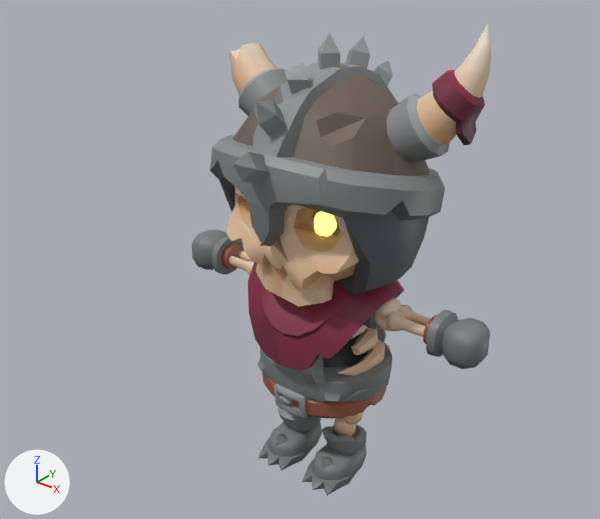
One commit to the glTF model public/models/chars/enemies/skeleton_warrior.glb: the scene before it, then after it.
The view is the same before and after, from a 50 mm lens placed at (2.42, -3.25, 3.26), pointed at (0.0, -0.22, 1.38). Every picture has the same lights, and +X, +Y and +Z are marked at lower left. The picture after the commit comes second. Where no turn or scale is listed for an object, it has been applied to the vertices.

In view in the first picture: 'Skeleton_Warrior_ArmLeft', 'Skeleton_Warrior_ArmRight', 'Skeleton_Warrior_Body', 'Skeleton_Warrior_Cloak', 'Skeleton_Warrior_Eyes', 'Skeleton_Warrior_Head', 'Skeleton_Warrior_Helmet', 'Skeleton_Warrior_Jaw', 'Skeleton_Warrior_LegLeft', 'Skeleton_Warrior_LegRight'.
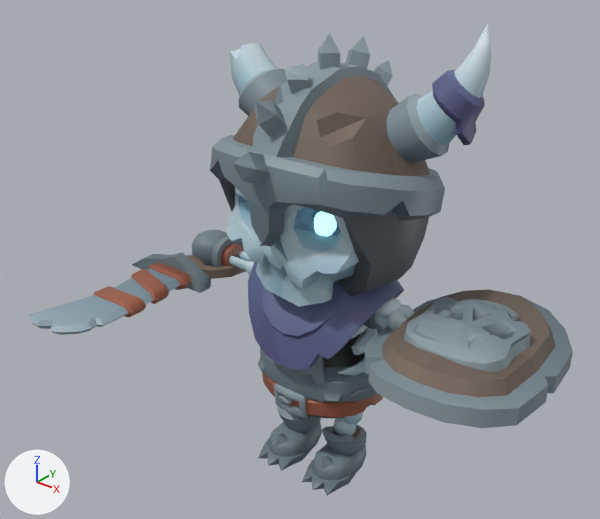
Location of each change, [x1, y1, x2, y2] in pixels of the pictures (600 x 519 px):
'Skeleton_Warrior_Helmet', surface changed: [230, 24, 491, 296] in both
'Skeleton_Shield_Large_A', added: after [365, 289, 573, 428]
'Skeleton_Warrior_Cloak', surface changed (red to blue): [248, 262, 404, 370] in both
'Skeleton_Warrior_Body', surface changed: [260, 325, 383, 419] in both
'Skeleton_Blade', added: after [27, 251, 245, 335]
'Skeleton_Warrior_Head', surface changed: [226, 186, 359, 290] in both
'Skeleton_Warrior_ArmLeft', surface changed: [363, 297, 455, 330] in both
'Skeleton_Warrior_LegLeft', surface changed: [327, 412, 367, 485] in both
'Skeleton_Warrior_ArmRight', surface changed: [192, 232, 254, 276] in both
'Skeleton_Warrior_Jaw', surface changed: [256, 263, 335, 307] in both
'Skeleton_Warrior_Eyes', recoloured: [314, 211, 337, 237] in both

Patch to the scene script:
```diff
--- a/public/models/chars/enemies/skeleton_warrior.glb.py
+++ b/public/models/chars/enemies/skeleton_warrior.glb.py
@@ img_skeleton_texture_a @@
+img_skeleton_texture_a = load_image('skeleton_texture_A', '_unpacked/skeleton_texture_A', 512, 512, 'sRGB')
@@ mat_skeleton @@
 mat_skeleton = principled_material('skeleton')
-mat_skeleton.texture = img_skeleton_texture
+mat_skeleton.texture = img_skeleton_texture_a
@@ mat_glow @@
 mat_glow.roughness = 1.0
-mat_glow.emission_color = (1.0, 1.0, 0.186)  # yellow #ffff77
+mat_glow.emission_color = (0.473, 1.0, 1.0)  # cyan #b7ffff
 mat_glow.emission_strength = 1.0
@@ me_cylinder_001 @@
+me_cylinder_001.from_pydata(...)  # 337 vertices, 626 faces; spans x -0.439..0.439, y -0.567..0.567, z -0.181..0.181
+me_cylinder_001.materials.append(mat_skeleton)  # picture img_skeleton_texture_a
@@ me_cube_007 @@
+me_cube_007.from_pydata(...)  # 245 vertices, 457 faces; spans x -0.286..0.286, y -0.749..0.749, z -0.111..0.111
+me_cube_007.materials.append(mat_skeleton)  # picture img_skeleton_texture_a
@@ ob_skeleton_shield_large_a @@
+ob_skeleton_shield_large_a = bpy.data.objects.new('Skeleton_Shield_Large_A', me_cylinder_001)
+ob_skeleton_shield_large_a.location = (0.881, 0.0, 1.061)
@@ ob_skeleton_blade @@
+ob_skeleton_blade = bpy.data.objects.new('Skeleton_Blade', me_cube_007)
+ob_skeleton_blade.location = (-0.883, -0.419, 1.049)
```
